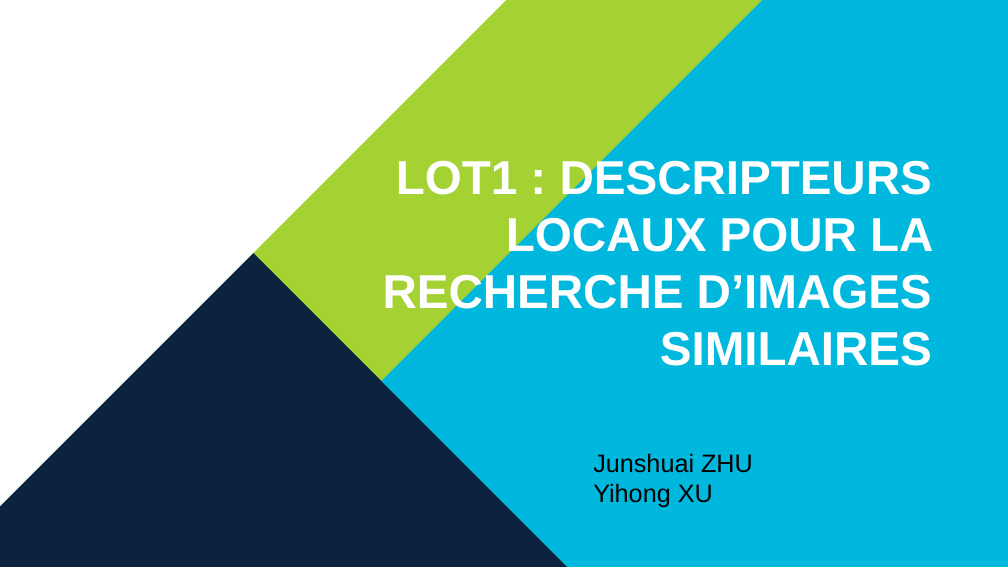
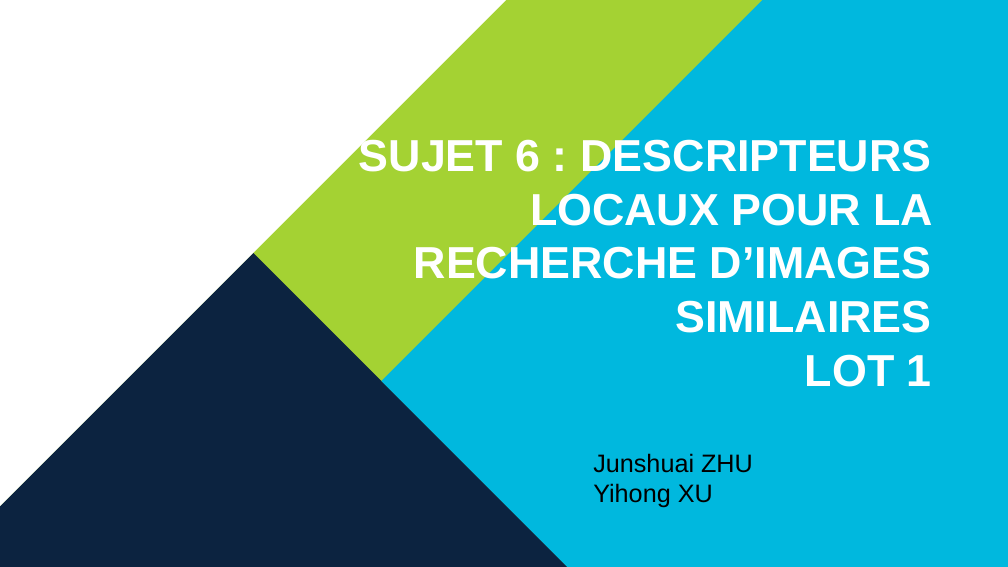
Before and after one commit to tbjszhu/516_lot1, a slide deck: slide 1 of rapport/lot1_presentation.pptx. Drawn at 1008x567 pixels with LibreOffice and Linux fonts; fonts in the diff are those of the drawing; background and template pictures are left out. Boxes give left, top, right and bottom in pixels: in the first picture for what was removed or moved away, otherwise in the second. Text is boxed around its words. In the diff, an @@ line names an element or a change of style, - is before the commit and + after.

```diff
--- a/rapport/lot1_presentation.pptx
+++ b/rapport/lot1_presentation.pptx
@@ text at [359, 136, 934, 387]: text changed; size 34 to 32 pt @@
-LOT1 : DESCRIPTEURS LOCAUX POUR LA RECHERCHE D’IMAGES SIMILAIRES
+SUJET 6 : DESCRIPTEURS LOCAUX POUR LA RECHERCHE D’IMAGES SIMILAIRES
+LOT 1
```
Also in this commit, not shown: 10 other slides changed, 2 other files.
